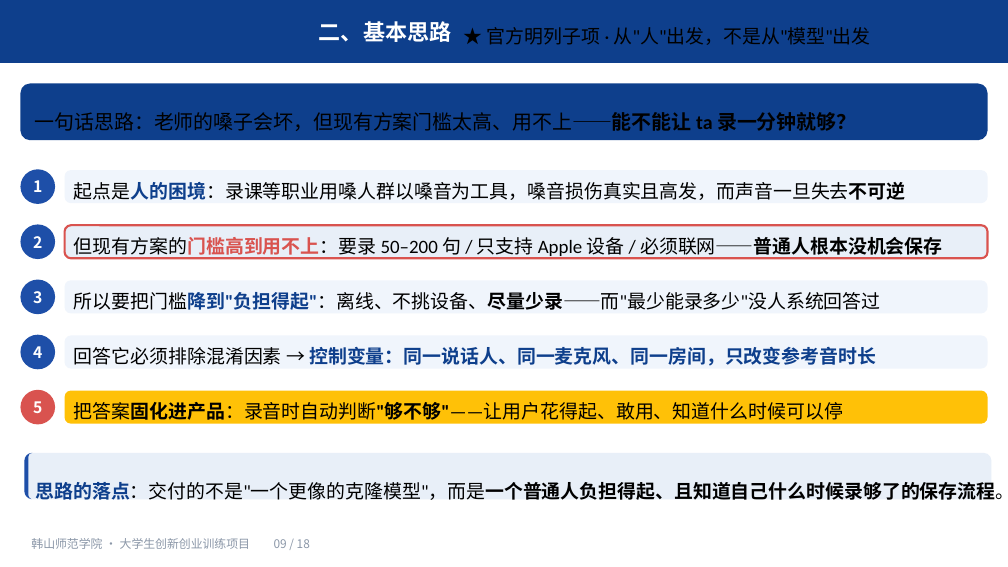
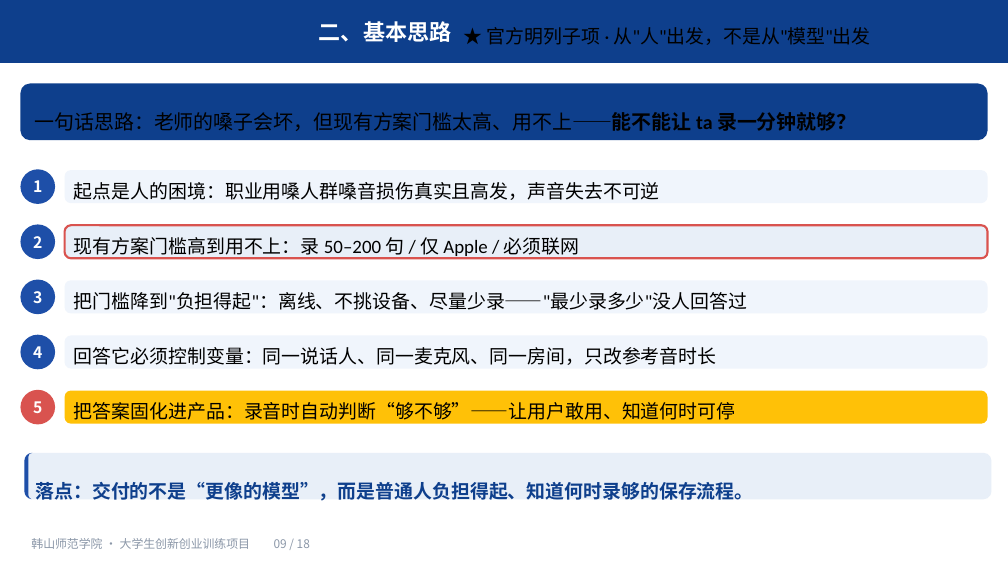
Before and after one commit to mouxu66/voice-morph, a slide deck: slide 9 of docs/大创申报-2026-10/大创申报PPT.pptx. Drawn at 1008x567 pixels with LibreOffice and Linux fonts; fonts in the diff are those of the drawing. Boxes give left, top, right and bottom in pixels: in the first picture for what was removed or moved away, otherwise in the second. Text is boxed around its words. In the diff, an @@ line names an element or a change of style, - is before the commit and + after.

```diff
--- a/docs/大创申报-2026-10/大创申报PPT.pptx
+++ b/docs/大创申报-2026-10/大创申报PPT.pptx
@@ text at box(74, 182, 660, 200): text changed @@
-起点是人的困境：录课等职业用嗓人群以嗓音为工具，嗓音损伤真实且高发，而声音一旦失去不可逆
+起点是人的困境：职业用嗓人群嗓音损伤真实且高发，声音失去不可逆
@@ text at box(74, 237, 580, 259): text changed @@
-但现有方案的门槛高到用不上：要录 50–200 句 / 只支持 Apple 设备 / 必须联网——普通人根本没机会保存
+现有方案门槛高到用不上：录 50–200 句 / 仅 Apple / 必须联网
@@ text at box(74, 292, 747, 310): text changed @@
-所以要把门槛降到"负担得起"：离线、不挑设备、尽量少录——而"最少能录多少"没人系统回答过
+把门槛降到"负担得起"：离线、不挑设备、尽量少录——"最少录多少"没人回答过
@@ text at box(74, 347, 717, 365): text changed; text colour #0E3F8C to #000000; bold off @@
-回答它必须排除混淆因素 → 控制变量：同一说话人、同一麦克风、同一房间，只改变参考音时长
+回答它必须控制变量：同一说话人、同一麦克风、同一房间，只改参考音时长
@@ text at box(74, 402, 735, 424): text changed @@
-把答案固化进产品：录音时自动判断"够不够"——让用户花得起、敢用、知道什么时候可以停
+把答案固化进产品：录音时自动判断“够不够”——让用户敢用、知道何时可停
@@ text at box(35, 482, 753, 500): text changed; text colour #000000 to #0E3F8C @@
-思路的落点：交付的不是"一个更像的克隆模型"，而是一个普通人负担得起、且知道自己什么时候录够了的保存流程。
+落点：交付的不是“更像的模型”，而是普通人负担得起、知道何时录够的保存流程。
```
Also in this commit, not shown: 12 other slides changed, 4 other files.
